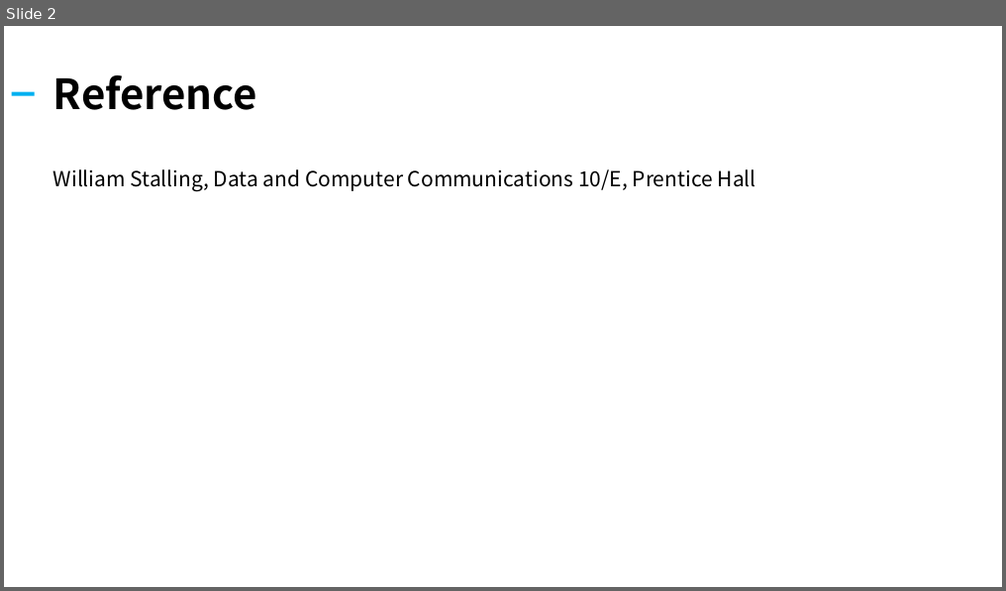
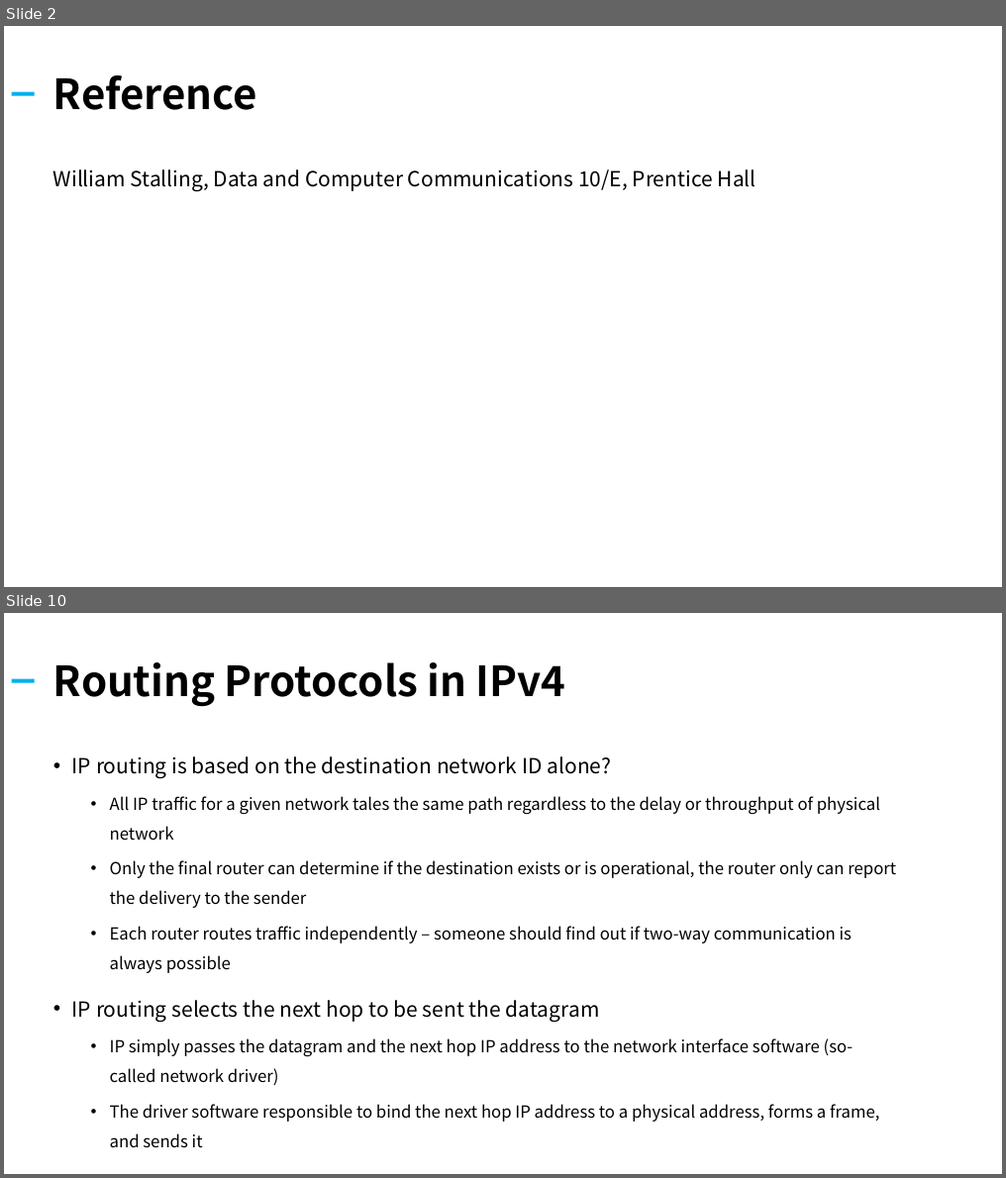
Before and after one commit to kiku99/AWS, a slide deck: Network/05. Network Internet Protocol (2).pptx. Shown one above the other, each under a label of ours: slide 2 before the commit, slides 2 and 10 after it; the slides between them are not shown. The pictures are 1006x591 and 1006x1178 pixels, drawn with LibreOffice and Linux fonts; fonts in the diff are those of the drawing. Boxes give left, top, right and bottom in pixels: in the first picture for what was removed or moved away, otherwise in the second. Text is boxed around its words. In the diff, an @@ line names an element or a change of style, - is before the commit and + after.

Commit message:
add : network internet protocol (2)

```diff
--- a/Network/05. Network Internet Protocol (2).pptx
+++ b/Network/05. Network Internet Protocol (2).pptx
@@ slide 10 added at <box>4,613,1002,1174</box>, background #FFFFFF @@
@@ title added at <box>54,663,566,707</box>, 40 pt, text #000000, bold @@
+Routing Protocols in IPv4
@@ rectangle added at <box>12,679,35,682</box>, fill #00B0F0 @@
@@ text added at <box>72,757,896,1149</box>, 16 pt, text #000000 @@
+• IP routing is based on the destination network ID alone?
+  • All IP traffic for a given network tales the same path regardless to the delay or throughput of physical network
+  • Only the final router can determine if the destination exists or is operational, the router only can report the delivery to the sender
+  • Each router routes traffic independently – someone should find out if two-way communication is always possible
+• IP routing selects the next hop to be sent the datagram
+  • IP simply passes the datagram and the next hop IP address to the network interface software (so-called network driver)
+  • The driver software responsible to bind the next hop IP address to a physical address, forms a frame, and sends it
```
Also in this commit, not shown: 1 slide changed, 22 other slides added, 16 slides removed, 1 other file.
